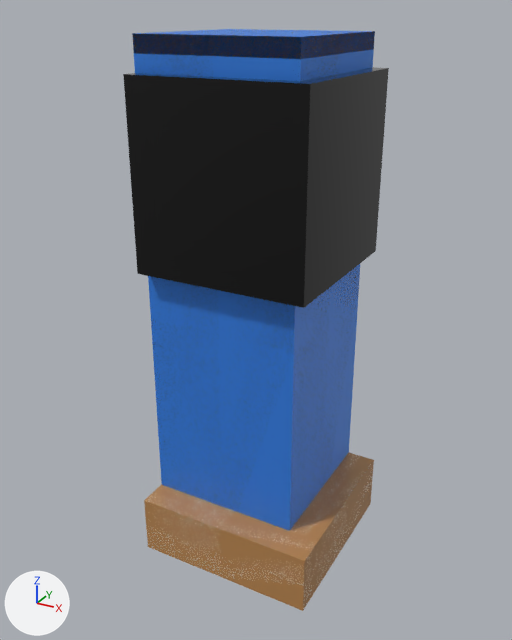
An edit to the glTF model assets/managed-models/livestock-interior/wall-corner/wall-corner.glb, drawn before and after from the same camera.
The view is the same before and after, from a camera (50 mm lens) standing at (0.383, -0.641, 0.518) and looking at (0.083, -0.096, 0.246). The axes (+X, +Y, +Z) are drawn at lower left. The lights are the same throughout. The picture after the commit comes second. Vertices at exactly the same position are counted once.

Script lines for the objects in view, before the commit:
```python
me_wall_corner = bpy.data.meshes.new('wall-corner')
me_wall_corner.from_pydata(...)  # 37 vertices, 70 faces; spans x 0.0..0.18, y -0.18..0.0, z 0.0..0.5
me_wall_corner.materials.append(mat_m_wall_corner)
# before: 4 (0.0, -0.15, 0.5) at pixel (132, 33), 5 (0.15, -0.15, 0.5) at pixel (301, 36), 6 (0.15, 0.0, 0.5) at pixel (374, 31), 7 (0.0, 0.0, 0.5) at pixel (228, 29), 19 (0.0, -0.15, 0.485) at pixel (133, 53)
# before: 20 (0.15, -0.15, 0.485) at pixel (300, 59), 21 (0.15, 0.0, 0.485) at pixel (373, 49), 22 (0.0, 0.0, 0.485)
ob_wall_corner = bpy.data.objects.new('wall-corner', me_wall_corner)
ob_wall_corner.location = (0.0, 0.0, 0.0)
```
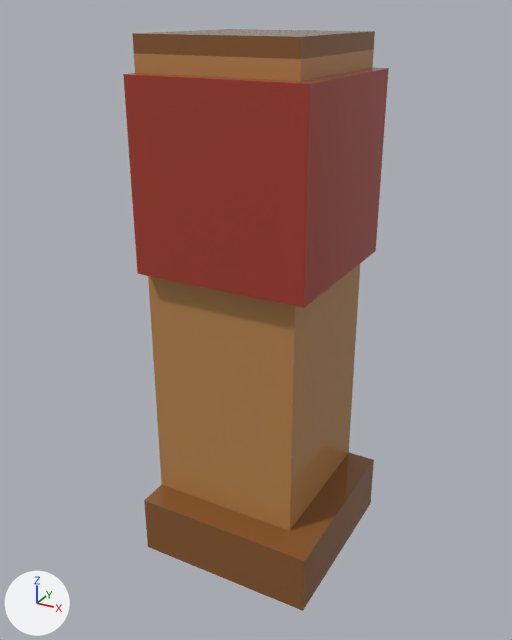
Where the change shows, as pixel boxes (x1, y1, x2, y2) in the pictures (512 x 640 px; the box of a moved part takes in the faces that stretch with it):
part 1 of me_wall_corner, moved or reshaped
    both: (132, 29, 375, 531)
part 2 of me_wall_corner, surface changed
    both: (123, 29, 389, 611)

The change, as a diff of the scene's bpy script:
```diff
--- a/assets/managed-models/livestock-interior/wall-corner/wall-corner.glb.py
+++ b/assets/managed-models/livestock-interior/wall-corner/wall-corner.glb.py
@@ me_wall_corner @@
 me_wall_corner.from_pydata(...)  # 37 vertices, 70 faces; spans x 0.0..0.18, y -0.18..0.0, z 0.0..0.5
 # used by ob_wall_corner; location = (0.0, 0.0, 0.0)
+# me_wall_corner part 1
+for i in [*range(4, 8)]: me_wall_corner.vertices[i].co += Vector((0.0, 0.0, -0.015))
+for i in [*range(19, 23)]: me_wall_corner.vertices[i].co += Vector((0.0, 0.0, 0.015))
+# me_wall_corner part 2: 62 kept faces spanning x 0.0..0.18, y -0.18..0.0, z 0.0..0.5 get new texture (UV) coordinates
 me_wall_corner.materials.append(mat_m_wall_corner)
```
